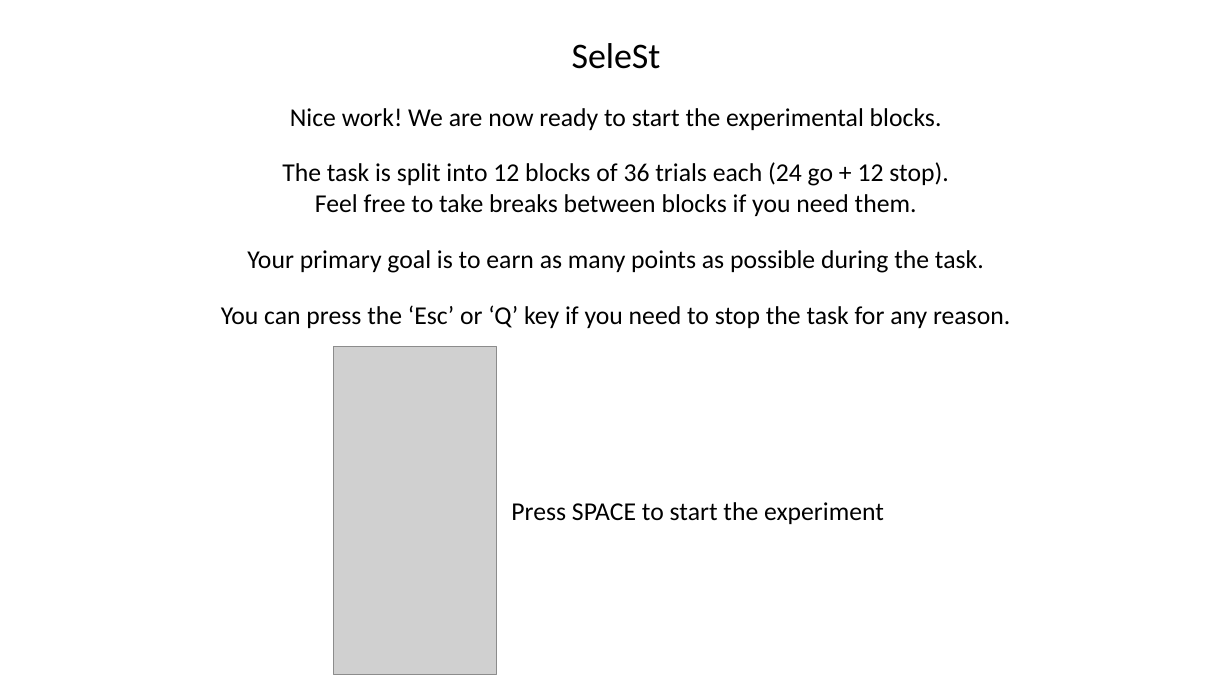
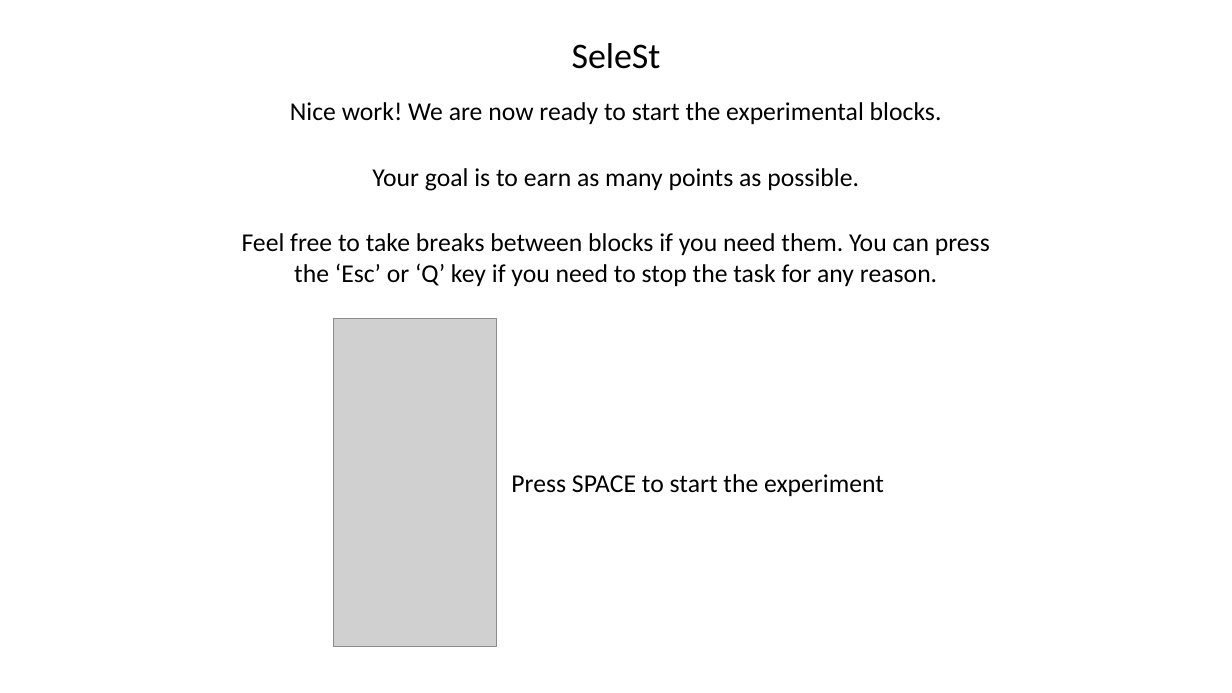
Before and after one commit to coreywadsley/SeleST, a slide deck: slide 7 of instructions/SeleSt_instruction_slides.pptx (slide 4 before the commit). Drawn at 1232x693 pixels with LibreOffice and Linux fonts; fonts in the diff are those of the drawing; grey boxes stand for pictures. Boxes give left, top, right and bottom in pixels: in the first picture for what was removed or moved away, otherwise in the second. Text is boxed around its words. In the diff, an @@ line names an element or a change of style, - is before the commit and + after.

```diff
--- a/instructions/SeleSt_instruction_slides.pptx
+++ b/instructions/SeleSt_instruction_slides.pptx
@@ text "Nice work! We are now ...": place and size @@
-text "Nice work! We are now ..." at box(290, 108, 942, 130)
+text "Nice work! We are now ..." at box(290, 102, 942, 124)
@@ text at box(372, 168, 859, 191): text changed @@
-Your primary goal is to earn as many points as possible during the task.
+Your goal is to earn as many points as possible.
@@ text at box(242, 233, 990, 286): text changed @@
-The task is split into 12 blocks of 36 trials each (24 go + 12 stop). Feel free to take breaks between blocks if you need them.
+Feel free to take breaks between blocks if you need them. You can press the ‘Esc’ or ‘Q’ key if you need to stop the task for any reason.
@@ text removed at box(221, 305, 1010, 328) @@
-You can press the ‘Esc’ or ‘Q’ key if you need to stop the task for any reason.
@@ picture: place and size @@
-picture at box(334, 347, 497, 675)
+picture at box(334, 319, 497, 647)
@@ text "Press SPACE to start the ...": place and size @@
-text "Press SPACE to start the ..." at box(511, 502, 884, 524)
+text "Press SPACE to start the ..." at box(511, 474, 884, 496)
```
Also in this commit, not shown: 7 other slides changed, 1 slide removed, 13 other files.
